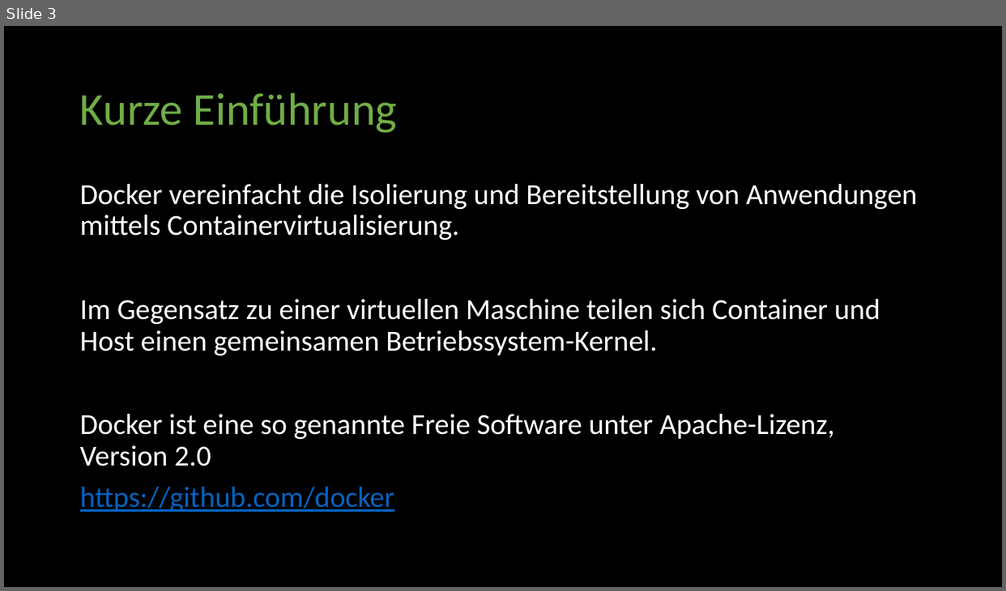
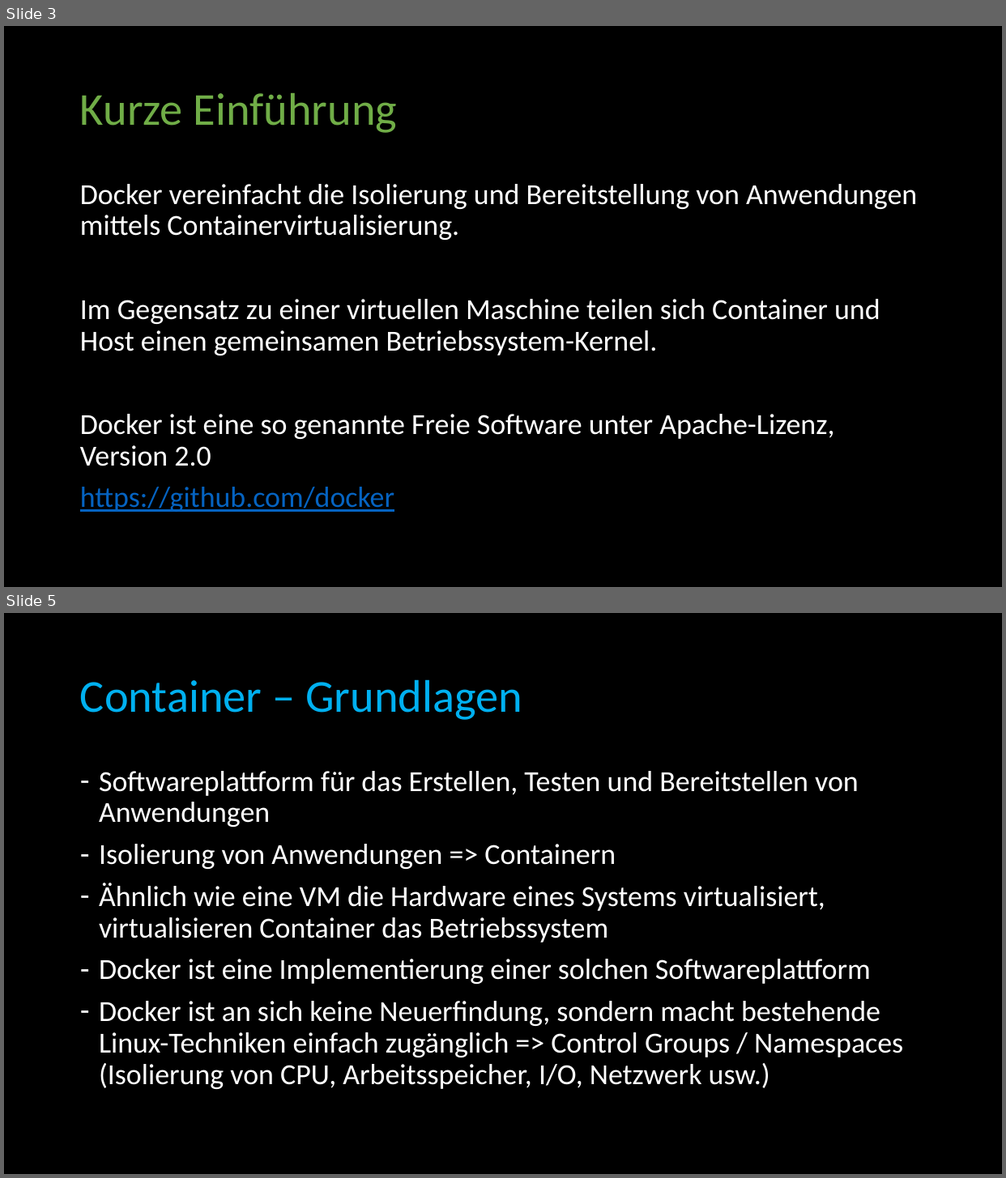
Before and after one commit to BadMadDev/workshop, a slide deck: docs/Docker Workshop.de.pptx. Shown one above the other, each under a label of ours: slide 3 before the commit, slides 3 and 5 after it; the slides between them are not shown. The pictures are 1006x591 and 1006x1178 pixels, drawn with LibreOffice and Linux fonts; fonts in the diff are those of the drawing. Boxes give left, top, right and bottom in pixels: in the first picture for what was removed or moved away, otherwise in the second. Text is boxed around its words. In the diff, an @@ line names an element or a change of style, - is before the commit and + after.

```diff
--- a/docs/Docker Workshop.de.pptx
+++ b/docs/Docker Workshop.de.pptx
@@ slide 5 added at bbox=[4, 613, 1002, 1174], background #000000 @@
@@ title added at bbox=[80, 679, 522, 720], 44 pt, text #00B0F0 @@
+Container – Grundlagen
@@ text added at bbox=[99, 771, 903, 1089], 28 pt, text #FFFFFF @@
+– Softwareplattform für das Erstellen, Testen und Bereitstellen von Anwendungen
+– Isolierung von Anwendungen => Containern
+– Ähnlich wie eine VM die Hardware eines Systems virtualisiert, virtualisieren Container das Betriebssystem
+– Docker ist eine Implementierung einer solchen Softwareplattform
+– Docker ist an sich keine Neuerfindung, sondern macht bestehende Linux-Techniken einfach zugänglich => Control Groups / Namespaces (Isolierung von CPU, Arbeitsspeicher, I/O, Netzwerk usw.)
```
Also in this commit, not shown: 2 slides changed, 5 other slides added.
